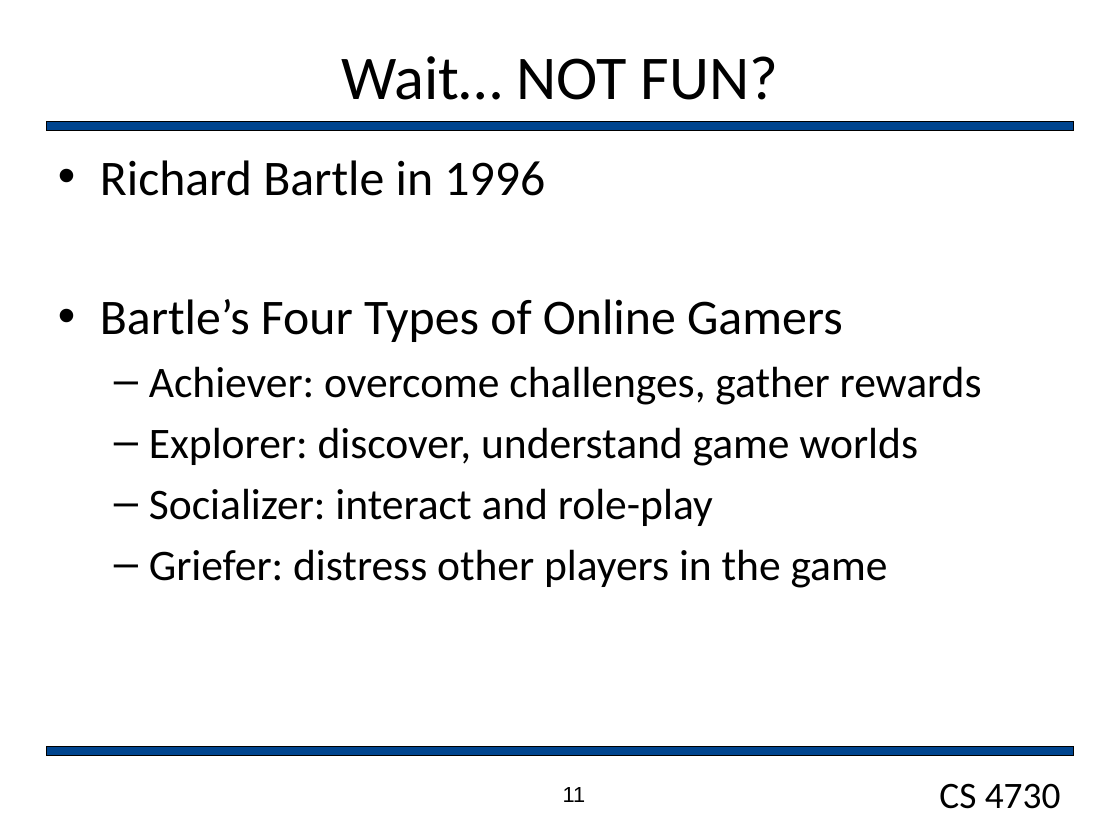
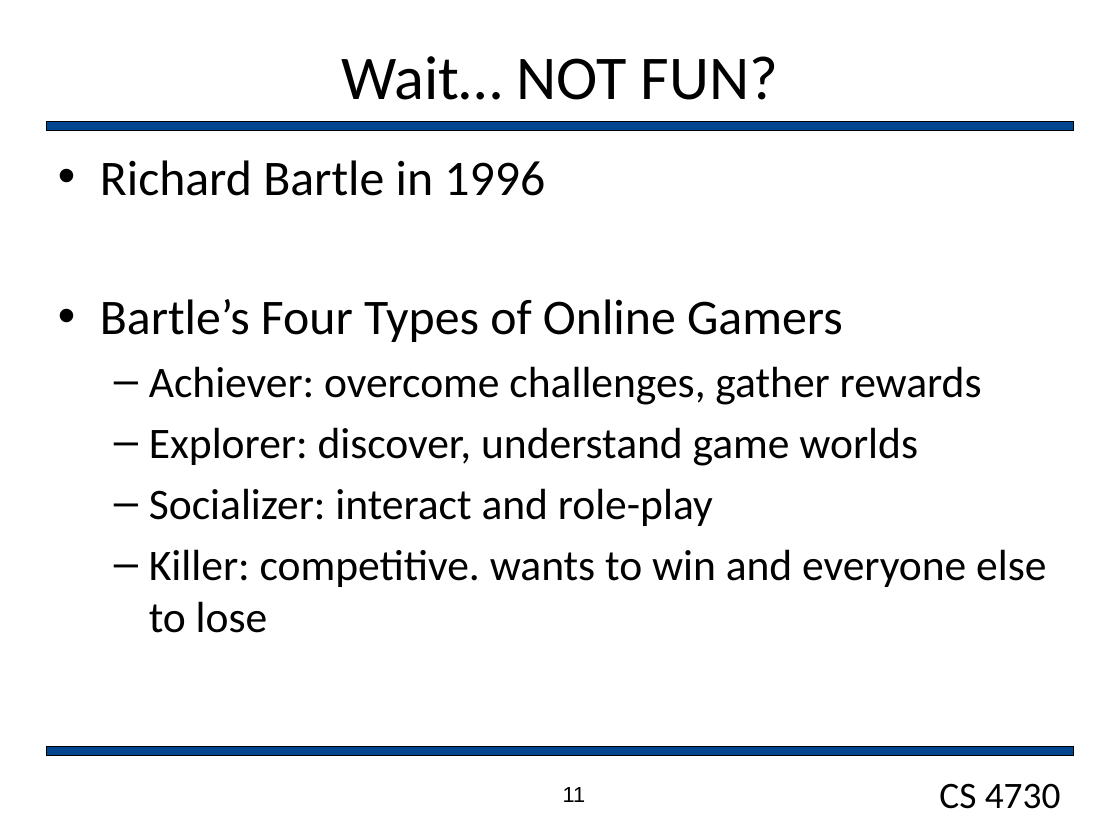
Before and after one commit to markfloryan/gamedesign, a slide deck: slide 11 of slides/WhatIsAGame.pptx. Drawn at 1120x840 pixels with LibreOffice and Linux fonts; fonts in the diff are those of the drawing; background and template pictures are left out. Boxes give left, top, right and bottom in pixels: in the first picture for what was removed or moved away, otherwise in the second. Text is boxed around its words. In the diff, an @@ line names an element or a change of style, - is before the commit and + after.

```diff
--- a/slides/WhatIsAGame.pptx
+++ b/slides/WhatIsAGame.pptx
@@ text at (149,549,1046,633): text changed @@
-  – Griefer: distress other players in the game
+  – Killer: competitive. wants to win and everyone else to lose
```
Also in this commit, not shown: 2 slides added, 1 slide removed, 6 other files.
